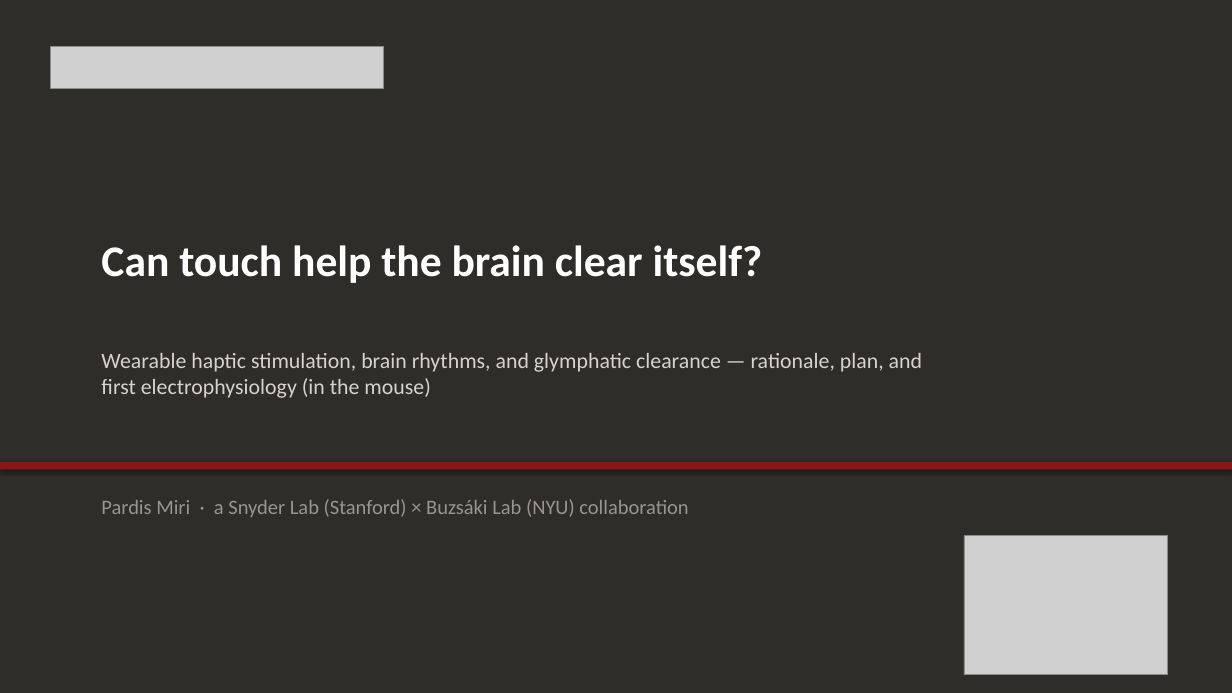
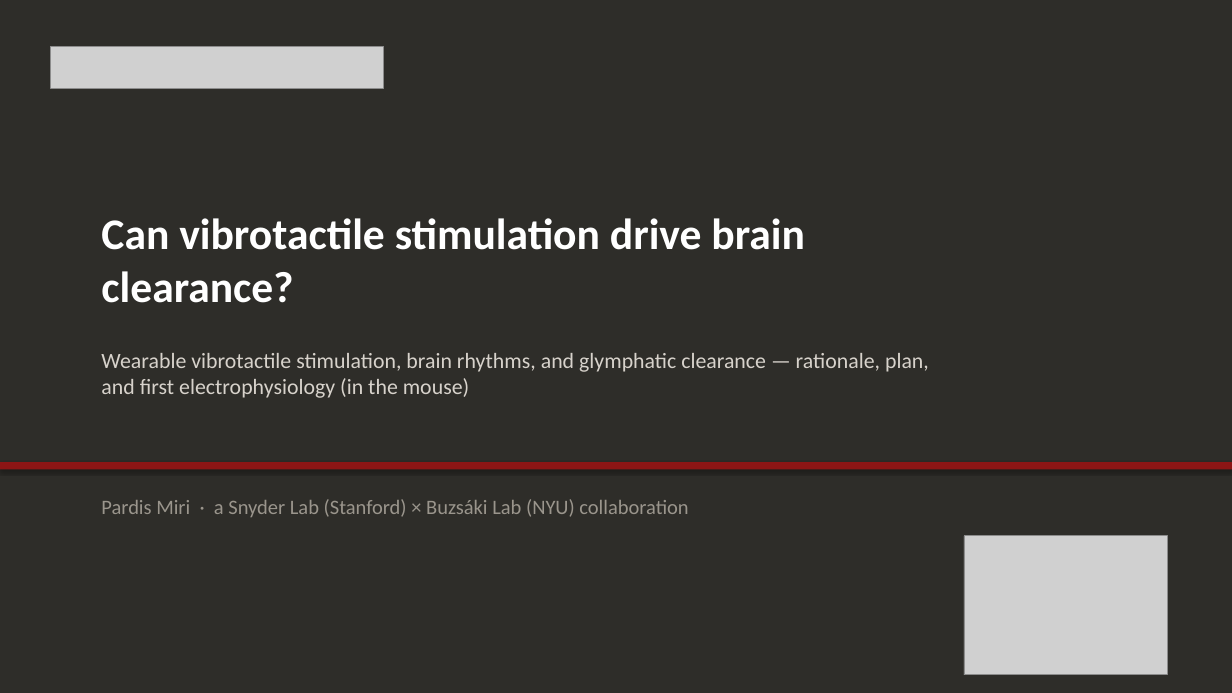
Before and after one commit to wehabit/hpaticmousebuzsakilab, a slide deck: slide 1 of presentation/haptic_brain_talk.pptx. Drawn at 1232x693 pixels with LibreOffice and Linux fonts; fonts in the diff are those of the drawing; grey boxes stand for pictures. Boxes give left, top, right and bottom in pixels: in the first picture for what was removed or moved away, otherwise in the second. Text is boxed around its words. In the diff, an @@ line names an element or a change of style, - is before the commit and + after.

```diff
--- a/presentation/haptic_brain_talk.pptx
+++ b/presentation/haptic_brain_talk.pptx
@@ text at bbox=[101, 218, 804, 303]: text changed @@
-Can touch help the brain clear itself?
+Can vibrotactile stimulation drive brain clearance?
@@ text at bbox=[101, 353, 929, 398]: text changed @@
-Wearable haptic stimulation, brain rhythms, and glymphatic clearance — rationale, plan, and first electrophysiology (in the mouse)
+Wearable vibrotactile stimulation, brain rhythms, and glymphatic clearance — rationale, plan, and first electrophysiology (in the mouse)
```
Also in this commit, not shown: 7 other slides changed, 2 other files.
